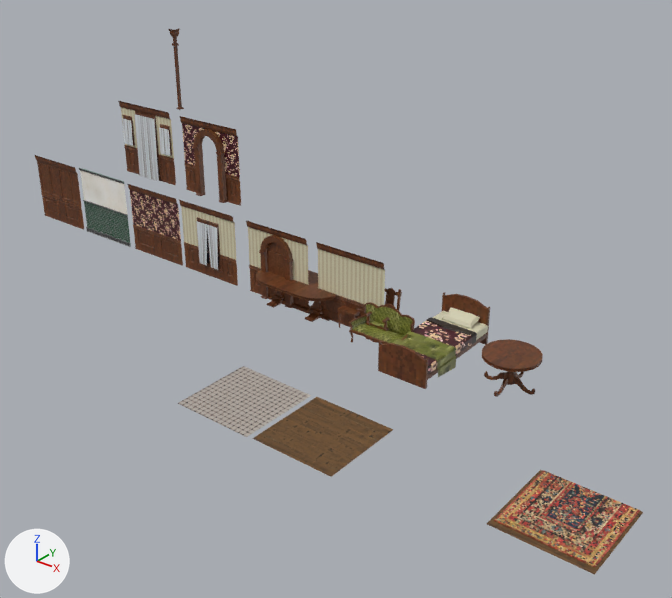
Two versions of the Blender file Art/NewTiles/NewTiles.blend, one commit apart.
One viewpoint serves both versions: a 50 mm lens placed at (14.9, -24.0, 15.8), pointed at (-3.0, -1.7, 2.0). Lighting does not change. The marker at lower left points along +X, +Y and +Z.

Objects in the first picture: 'Bed_Single', 'Chair', 'Chair_1', 'Column', 'Couch', 'Door', 'Floor.Tiles', 'Plane', 'Plane.001', 'Plane.002', 'Plane.003', 'Plane.004', 'Table_RoundLarge', 'Table_RoundSmall2', 'Wall.Arch.RedWallpaper', 'Wall.Batthroom', 'Wall.FrontDoor', 'Wall.Window', 'Wall.Wood'.
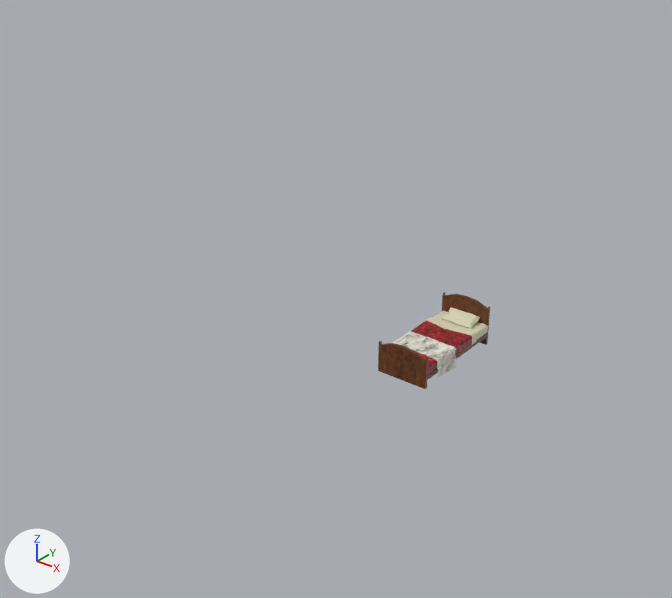
The change, as a list of edits to the scene's bpy script:
```text
Add img_textures_19_png:
    img_textures_19_png = load_image('textures_19.png', 'textures_19.png', 512, 512, 'sRGB')
Add img_textures_18_png:
    img_textures_18_png = load_image('textures_18.png', 'textures_18.png', 512, 512, 'sRGB')
Add mat_whitefur:
    mat_whitefur = principled_material('WhiteFur')
    mat_whitefur.texture = img_textures_19_png
Add mat_redvelvet:
    mat_redvelvet = principled_material('RedVelvet')
    mat_redvelvet.texture = img_textures_18_png
Change me_cube_003:
    where me_cube_003.from_pydata(...)  # 341 vertices, 321 faces; spans x -0.97..1.01, y -1.97..1.97, z 0.0..1.59
    used by ob_bed_single; location = (0.0, 0.0, 0.0)
    me_cube_003 part 1: all 32 faces that had it switch from mat_wallpaper_red (picture img_textures_8_png) to mat_redvelvet (picture img_textures_18_png)
    me_cube_003 part 2: all 30 faces that had it switch from mat_fireplace_outside (picture img_textures_04_png) to mat_wallpaper_white (picture img_textures_9_png)
    me_cube_003 part 3: all 22 faces that had it switch from mat_couch (picture img_textures_17_png) to mat_whitefur (picture img_textures_19_png)
Change ob_plane:
    add ob_plane.hide_set(True)  # its collection is switched off
Change ob_plane_003:
    add ob_plane_003.hide_set(True)  # its collection is switched off
Change ob_plane_004:
    add ob_plane_004.hide_set(True)  # its collection is switched off
Change ob_wall_window:
    add ob_wall_window.hide_set(True)  # its collection is switched off
Change ob_wall_wood:
    add ob_wall_wood.hide_set(True)  # its collection is switched off
Change ob_wall_batthroom:
    add ob_wall_batthroom.hide_set(True)  # its collection is switched off
Change ob_wall_frontdoor:
    add ob_wall_frontdoor.hide_set(True)  # its collection is switched off
Change ob_wall_arch_redwallpaper:
    add ob_wall_arch_redwallpaper.hide_set(True)  # its collection is switched off
Change ob_column:
    add ob_column.hide_set(True)  # its collection is switched off
Change ob_floor_tiles:
    add ob_floor_tiles.hide_set(True)  # its collection is switched off
Change ob_plane_001:
    add ob_plane_001.hide_set(True)  # its collection is switched off
Change ob_plane_002:
    add ob_plane_002.hide_set(True)  # its collection is switched off
Change ob_couch:
    add ob_couch.hide_set(True)  # its collection is switched off
Change ob_door:
    add ob_door.hide_set(True)  # its collection is switched off
Change ob_chair_1:
    add ob_chair_1.hide_set(True)
Change ob_table_roundlarge:
    add ob_table_roundlarge.hide_set(True)
Change ob_table_roundsmall2:
    add ob_table_roundsmall2.hide_set(True)
Change ob_chair:
    add ob_chair.hide_set(True)
```

What differs and where, as boxes (x1, y1, x2, y2) in the pictures (672 x 598 px):
'Plane.002', hidden
    before: (486, 470, 643, 575)
'Plane.001', hidden (brown)
    before: (252, 397, 393, 477)
'Floor.Tiles', hidden
    before: (178, 366, 311, 437)
'Plane', hidden
    before: (316, 242, 385, 327)
'Wall.Window', hidden
    before: (179, 200, 238, 286)
'Wall.FrontDoor', hidden
    before: (118, 101, 176, 185)
'Wall.Arch.RedWallpaper', hidden (brown)
    before: (180, 116, 241, 206)
'Plane.004', hidden (brown)
    before: (128, 184, 183, 266)
'Wall.Batthroom', hidden
    before: (79, 168, 131, 247)
'Plane.003', hidden
    before: (246, 221, 309, 309)
'Wall.Wood', hidden (brown)
    before: (35, 155, 84, 230)
'Table_RoundSmall2', hidden (brown)
    before: (482, 339, 543, 397)
'Table_RoundLarge', hidden (brown)
    before: (256, 270, 337, 322)
'Couch', hidden (yellow)
    before: (349, 302, 415, 344)
'Door', hidden (brown)
    before: (267, 242, 286, 301)
'Chair', hidden (brown)
    before: (365, 288, 402, 340)
'Column', hidden
    before: (169, 28, 184, 110)
'Chair_1', hidden
    before: (338, 306, 360, 328)
part 1 of me_cube_003, recoloured
    both: (412, 320, 472, 374)
part 2 of me_cube_003, recoloured
    both: (427, 317, 477, 344)
part 3 of me_cube_003, recoloured (yellow to grey)
    both: (393, 331, 456, 377)
